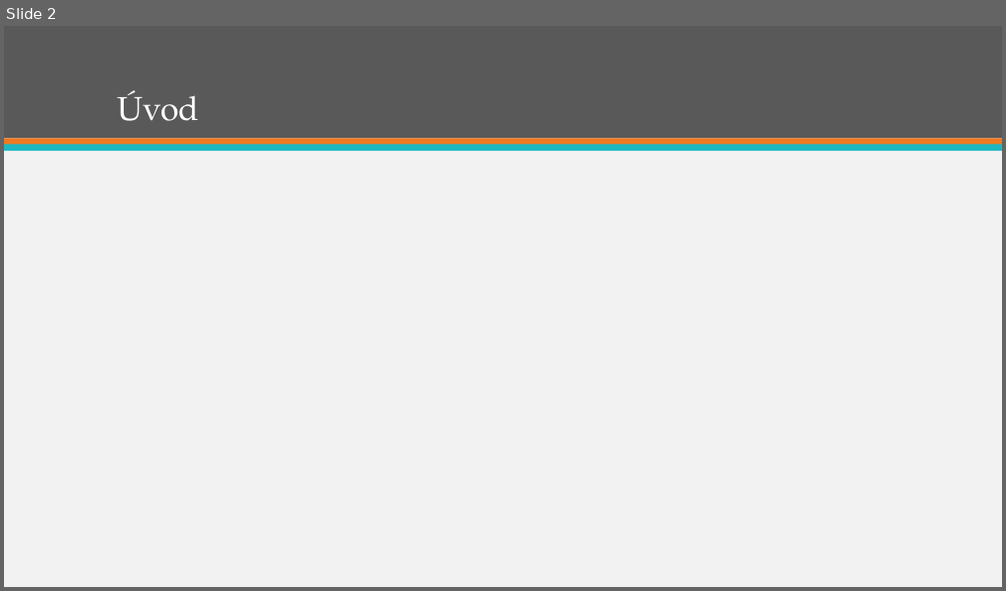
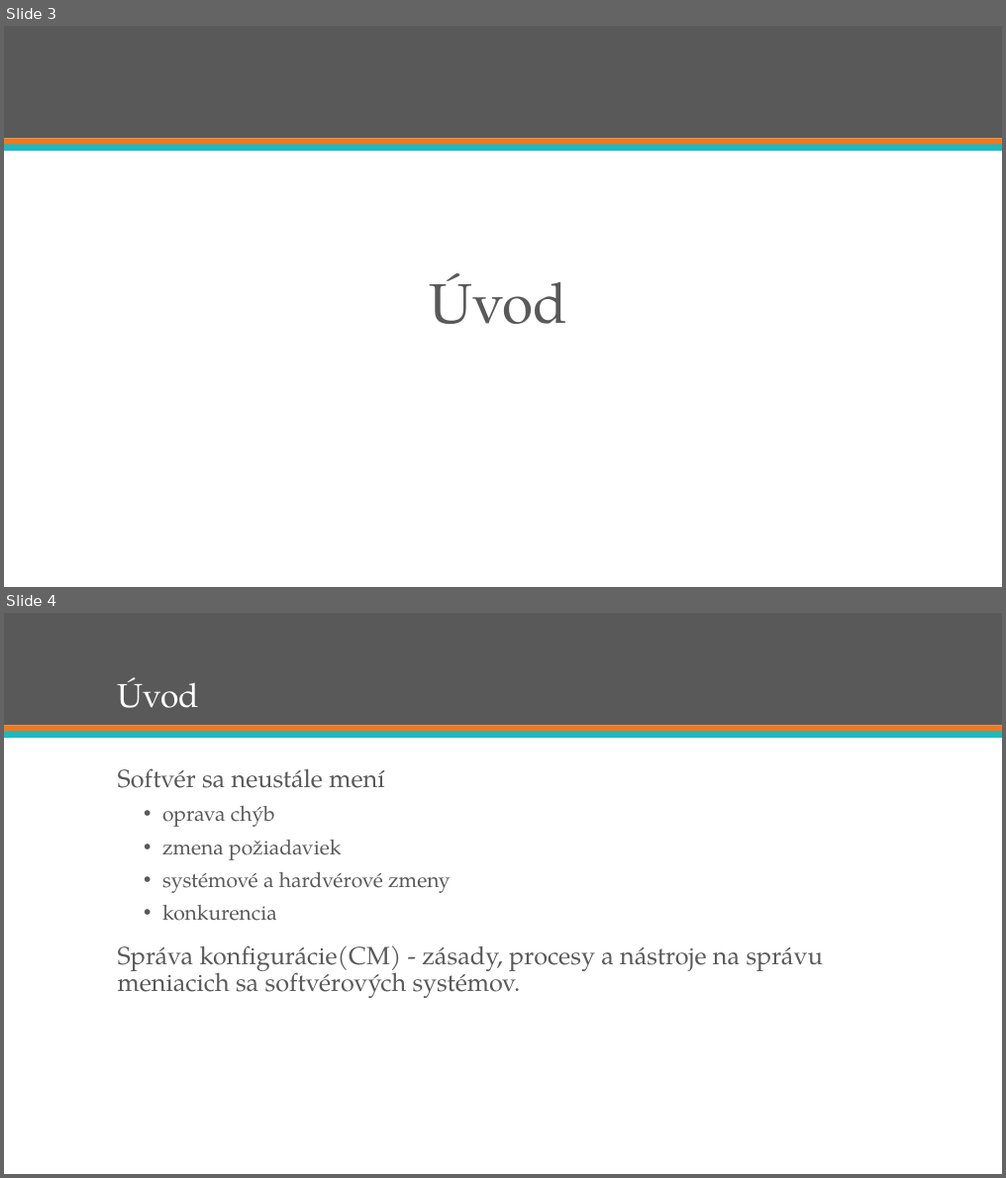
Before and after one commit to ppatrik/swib-prezentacia, a slide deck: swib.pptx. Shown one above the other, each under a label of ours: slide 2 before the commit, slides 3 and 4 after it. The pictures are 1006x591 and 1006x1178 pixels, drawn with LibreOffice and Linux fonts; fonts in the diff are those of the drawing. Boxes give left, top, right and bottom in pixels: in the first picture for what was removed or moved away, otherwise in the second. Text is boxed around its words. In the diff, an @@ line names an element or a change of style, - is before the commit and + after.

```diff
--- a/swib.pptx
+++ b/swib.pptx
@@ slide 4 added at (x1=4, y1=613, x2=1002, y2=1174), background #FFFFFF; not listed: 3 template elements that a slide beside it also shows @@
@@ title added at (x1=118, y1=677, x2=200, y2=708), 32 pt, text #FFFFFF @@
+Úvod
@@ text added at (x1=118, y1=768, x2=823, y2=998), 24 pt, text #595959 @@
+Softvér sa neustále mení
+  • oprava chýb
+  • zmena požiadaviek
+  • systémové a hardvérové zmeny
+  • konkurencia
+Správa konfigurácie(CM) - zásady, procesy a nástroje na správu meniacich sa softvérových systémov.
@@ what was slide 2 is now slide 3 @@
@@ slide 3 changed as well @@
@@ background #F2F2F2 to #FFFFFF @@
@@ text "Úvod" moved from (x1=118, y1=90, x2=200, y2=121) to (x1=430, y1=274, x2=567, y2=324) @@
@@ text "Úvod" at (x1=430, y1=274, x2=567, y2=324): size 32 to 54 pt, text colour #FFFFFF to #595959; alignment left to centre; line spacing 0.9 to 1; vertical alignment bottom to top @@
```
Also in this commit, not shown: 8 other slides changed, 7 other slides added.
